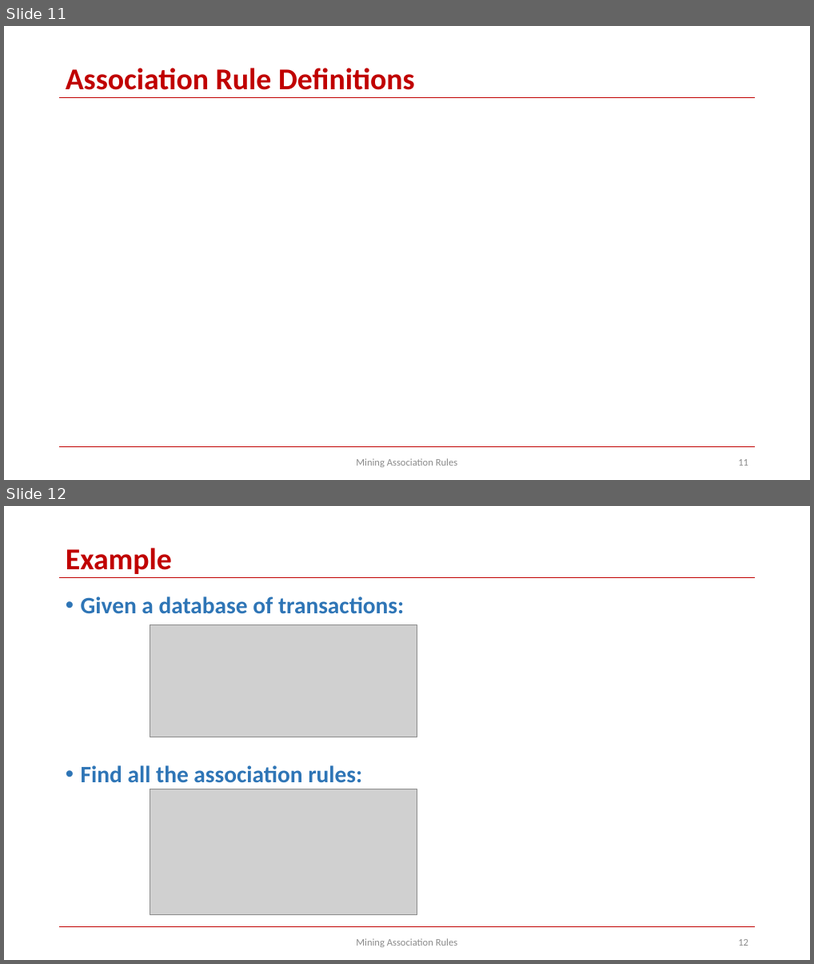
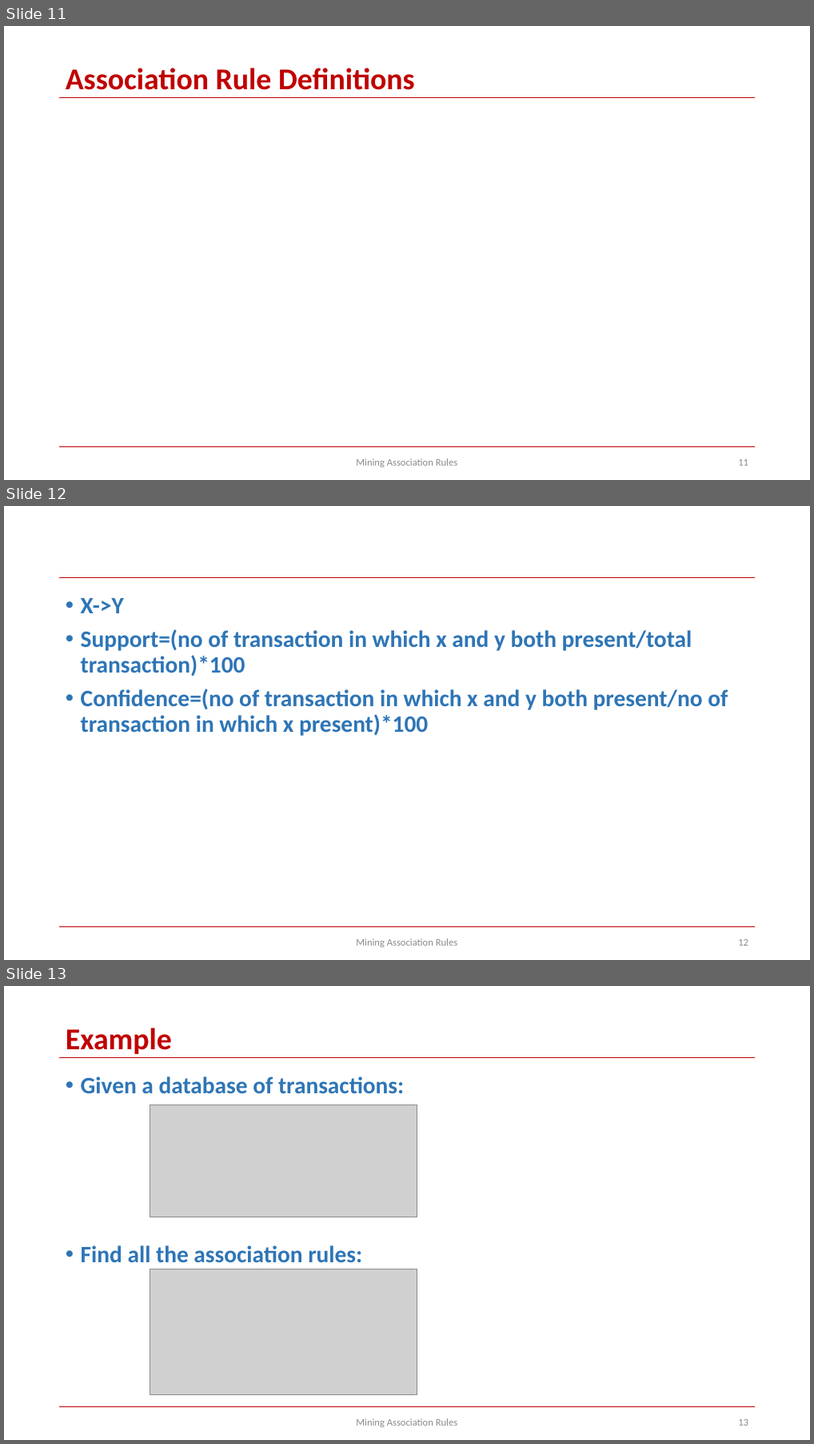
Before and after one commit to skysumitkumar/Du_Mca, a slide deck: 3rd_semester/Data_Science_with_python/PPT/Unit_5/association rules updated_latest_DataScience.pptx. Shown one above the other, each under a label of ours: slides 11 and 12 before the commit, slides 11, 12 and 13 after it. The pictures are 814x964 and 814x1444 pixels, drawn with LibreOffice and Linux fonts; fonts in the diff are those of the drawing; grey boxes stand for pictures. Boxes give left, top, right and bottom in pixels: in the first picture for what was removed or moved away, otherwise in the second. Text is boxed around its words. In the diff, an @@ line names an element or a change of style, - is before the commit and + after.

```diff
--- a/3rd_semester/Data_Science_with_python/PPT/Unit_5/association rules updated_latest_DataScience.pptx
+++ b/3rd_semester/Data_Science_with_python/PPT/Unit_5/association rules updated_latest_DataScience.pptx
@@ slide 12 added at [4,506,810,960], background #FFFFFF; not listed: 2 template elements that a slide beside it also shows @@
@@ text added at [81,598,728,736], 28 pt, text #2E75B6, bold @@
+• X->Y
+• Support=(no of transaction in which x and y both present/total transaction)*100
+• Confidence=(no of transaction in which x and y both present/no of transaction in which x present)*100
@@ text added at [356,938,458,947], 12 pt, text #8C8C8C @@
+Mining Association Rules
@@ page number added at [738,939,749,945], 12 pt, text #8C8C8C @@
+12
@@ what was slide 12 is now slide 13 @@
```
Also in this commit, not shown: 2 slides changed, 4 other slides added, 1 other file.
